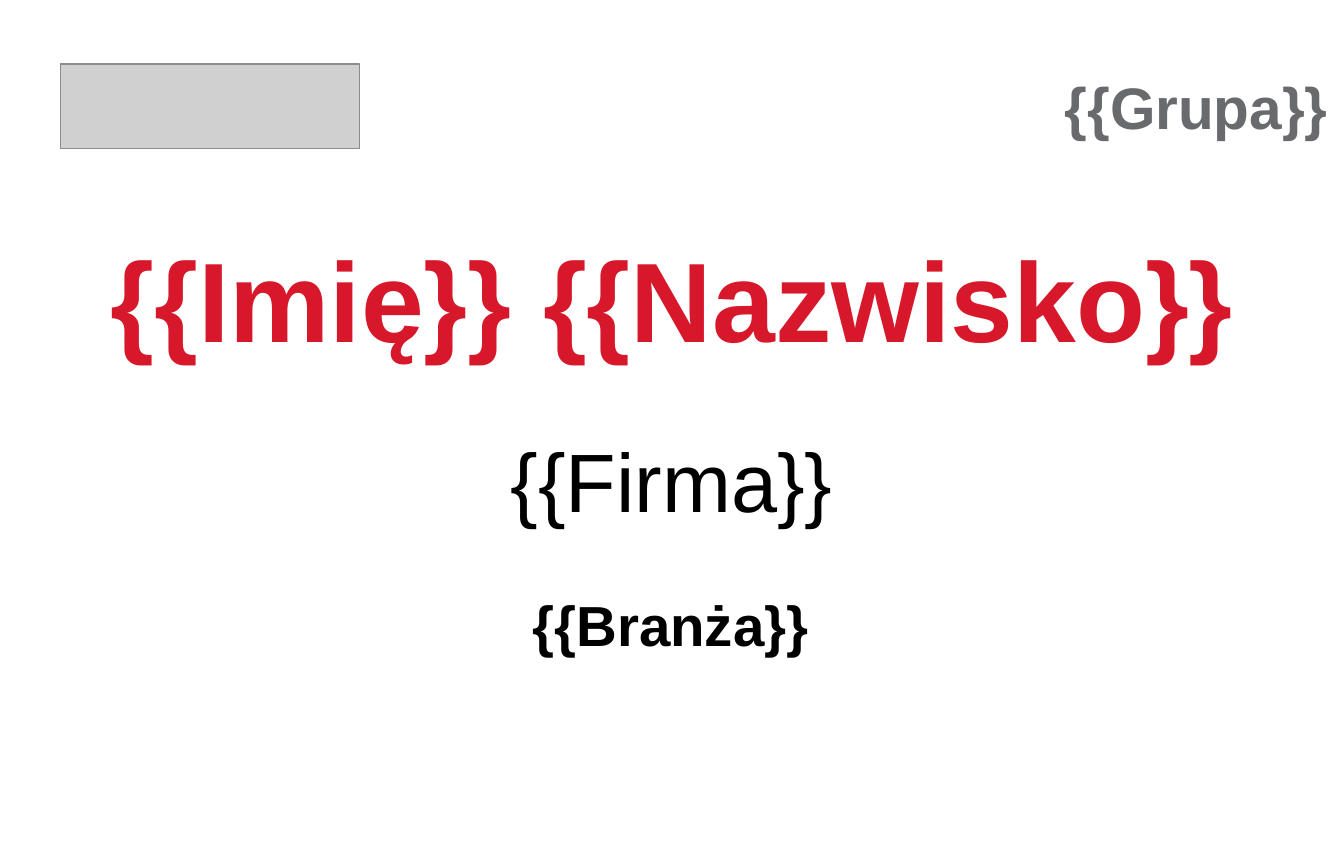
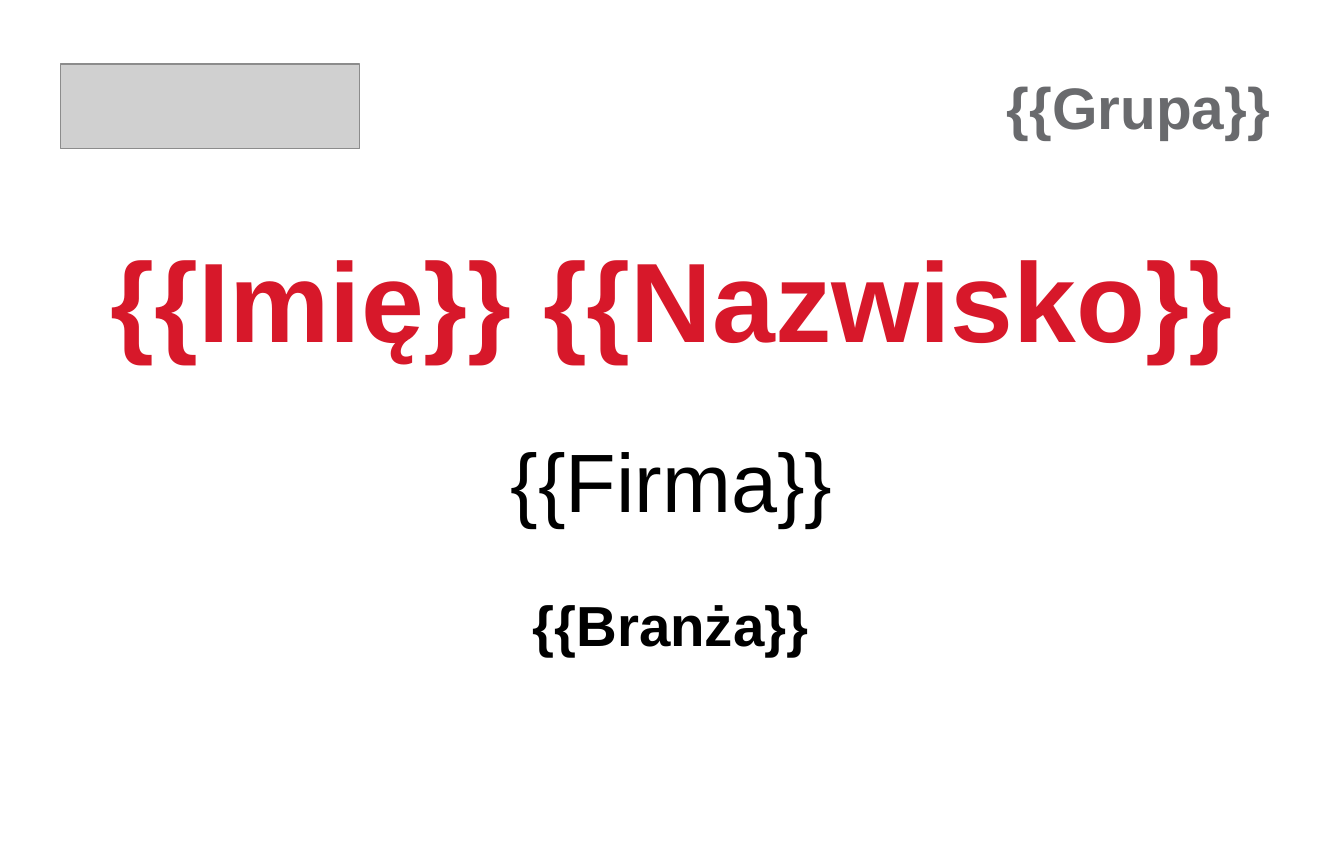
Before and after one commit to pwyczolkowski-ux/tc-event-tool, a slide deck: slide 2 of Badge CC.pptx. Drawn at 1344x864 pixels with LibreOffice and Linux fonts; fonts in the diff are those of the drawing; grey boxes stand for pictures. Boxes give left, top, right and bottom in pixels: in the first picture for what was removed or moved away, otherwise in the second. Text is boxed around its words. In the diff, an @@ line names an element or a change of style, - is before the commit and + after.

```diff
--- a/Badge CC.pptx
+++ b/Badge CC.pptx
@@ text "{{Grupa}}": place and size @@
-text "{{Grupa}}" at (1065, 86, 1328, 139)
+text "{{Grupa}}" at (1007, 86, 1270, 139)
```
